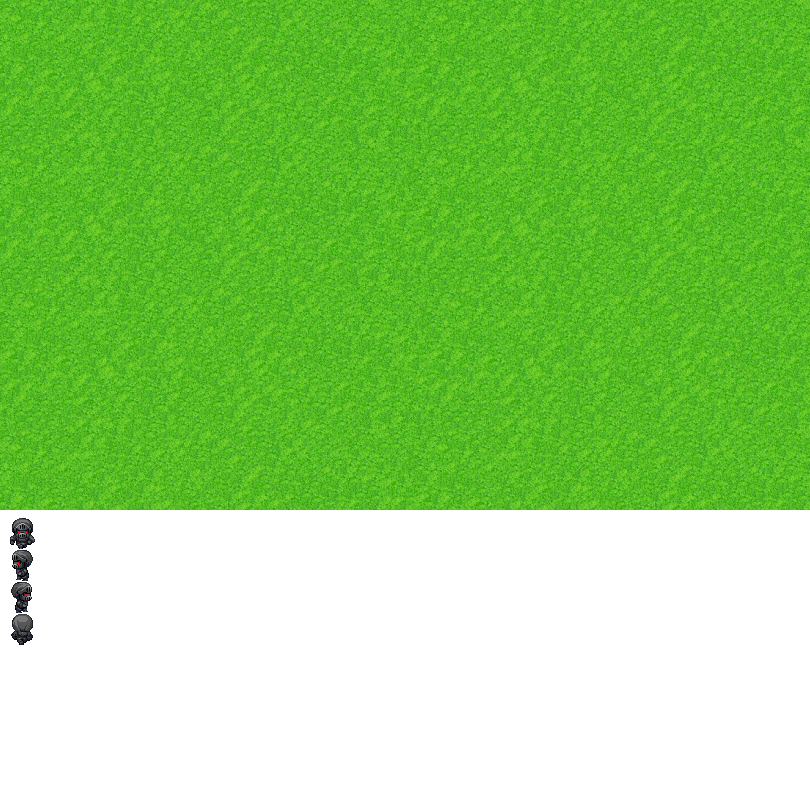
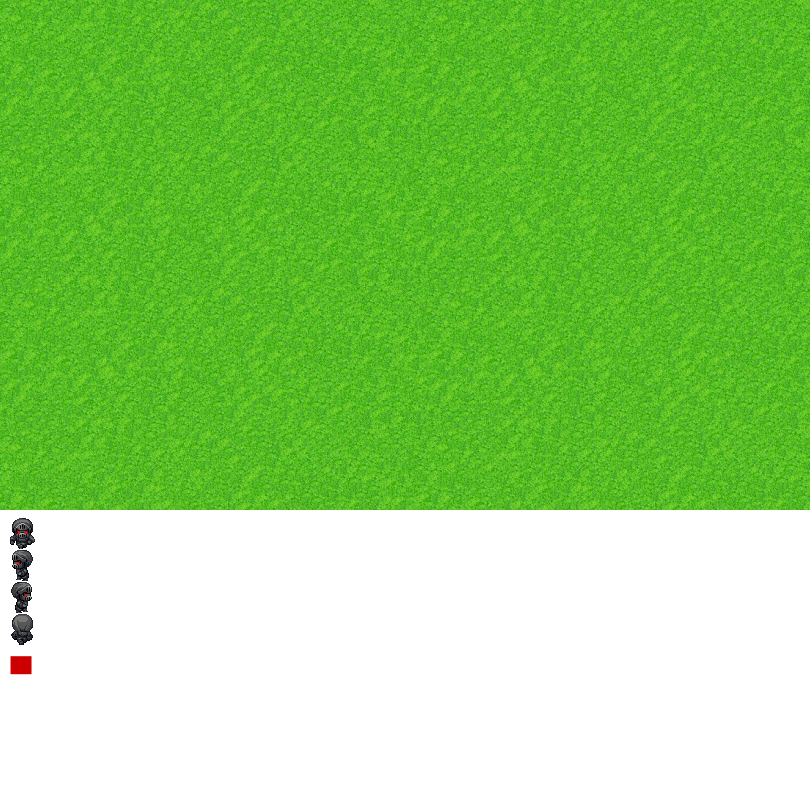
Layers edited between the first and the second 810 × 800 image:
renamed "Layer 2" to "Shape 1", painted on it over [10,656,32,675]
